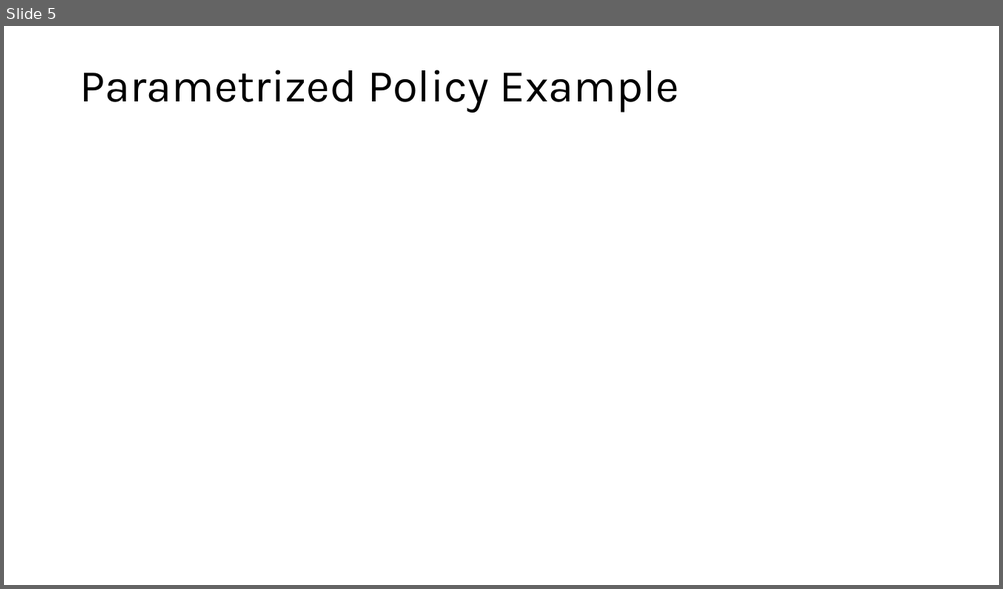
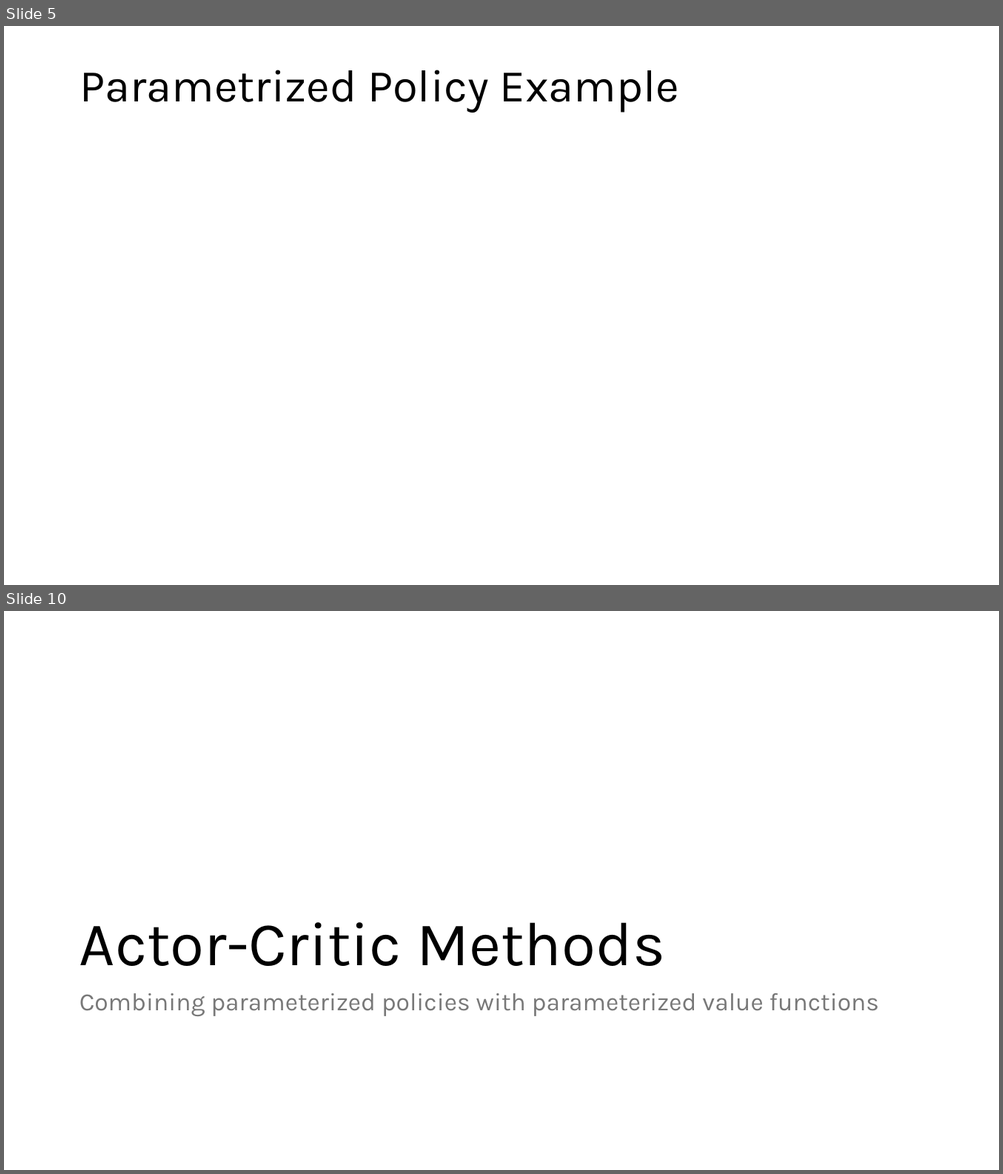
Before and after one commit to mhahsler/Introduction_to_Reinforcement_Learning, a slide deck: slides/Lecture_Chapter13.pptx. Shown one above the other, each under a label of ours: slide 5 before the commit, slides 5 and 10 after it; the slides between them are not shown. The pictures are 1003x589 and 1003x1174 pixels, drawn with LibreOffice and Linux fonts; fonts in the diff are those of the drawing; grey boxes stand for pictures. Boxes give left, top, right and bottom in pixels: in the first picture for what was removed or moved away, otherwise in the second. Text is boxed around its words. In the diff, an @@ line names an element or a change of style, - is before the commit and + after.

```diff
--- a/slides/Lecture_Chapter13.pptx
+++ b/slides/Lecture_Chapter13.pptx
@@ slide 10 added at <box>4,611,999,1170</box>, background #FFFFFF @@
@@ title added at <box>79,923,665,966</box>, 60 pt, text #000000 @@
+Actor-Critic Methods
@@ text added at <box>79,994,879,1017</box>, 24 pt, text #797979 @@
+Combining parameterized policies with parameterized value functions
```
Also in this commit, not shown: 5 slides changed, 2 other slides added, 21 other files.
